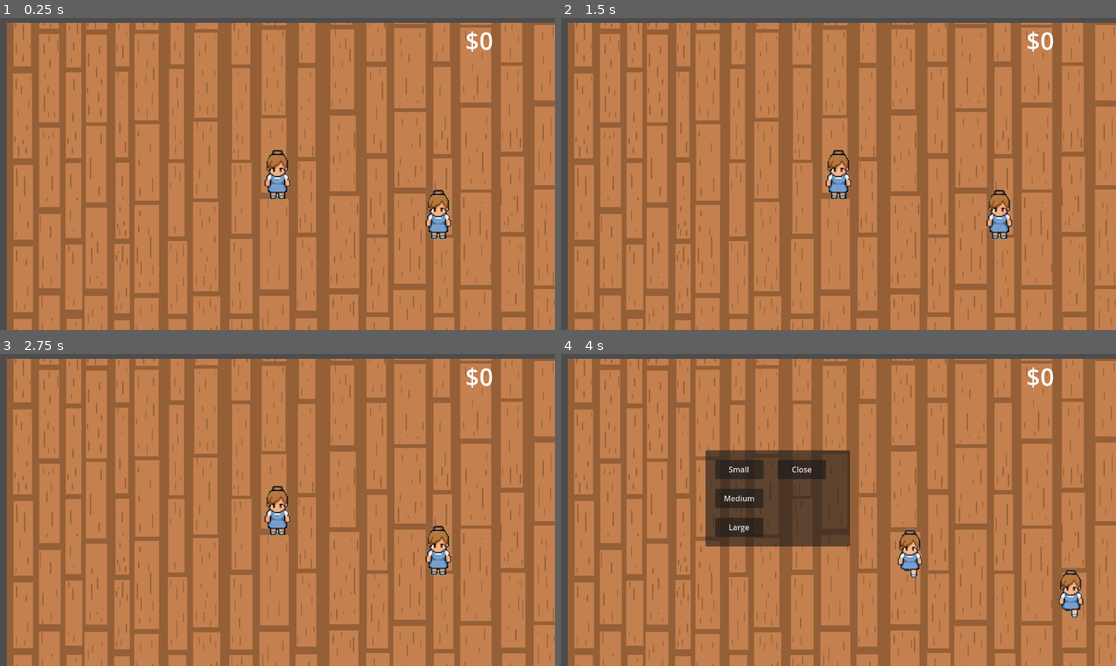
Above: before the commit, frames 1-4 (two rows, left to right).
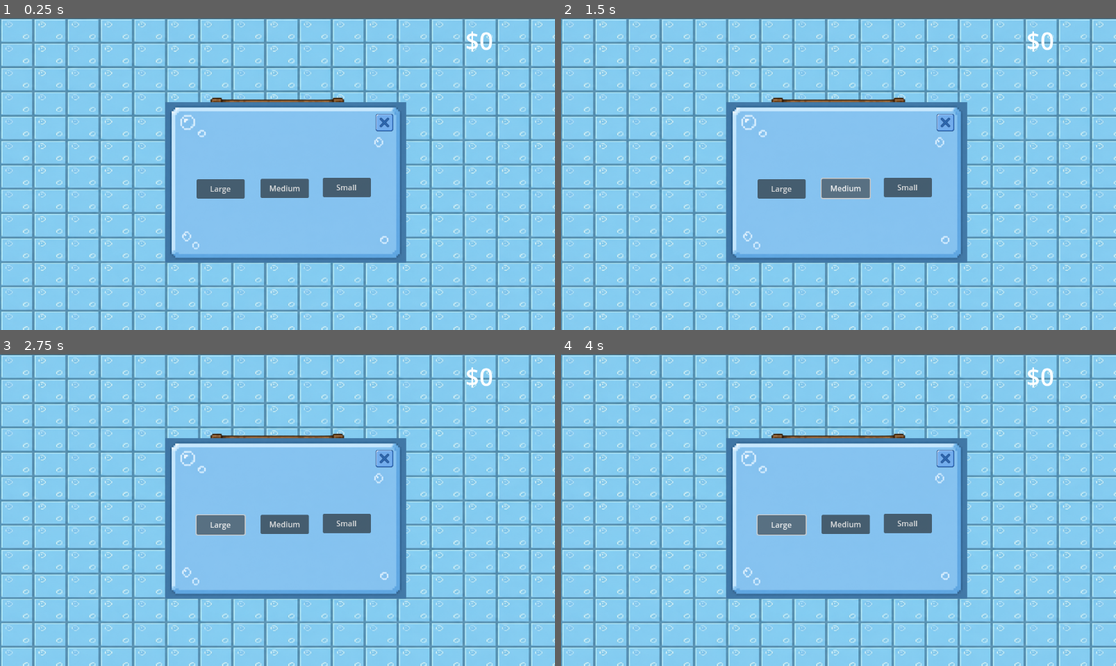
Above: after the commit, the same moments.

Repository: SofiiaKozlova/Bubble-Farm
Game: Godot game, scene res://scenes/Main.tscn
Same seed, same stepped clock (60 frames per second), same inputs: the game is played once before the commit and once after it.
Inputs (mouse positions are in pixels of both pictures, inside the frame that each line leads up to):
- Up to frame 1 (0.25 s): no input
- Up to frame 2 (1.5 s): click (905, 186) at 0.5 s, where only the run after the commit has a clickable "Small"; click (844, 189) at 1.25 s, where only the run after the commit has a clickable "Medium"
- Up to frame 3 (2.75 s): click (222, 525) at 2 s, where only the run after the commit has a clickable "Large"
- Up to frame 4 (4 s): tap Enter at 2.75 s; hold Right (ui_right) 2.78-3.53 s; tap E (interact) at 2.85, 3.6 s; hold Down (ui_down) from 3.53 s (still down)

The runs differ from the first frame. In frame 1, 100% of the frame differs, in the area x 0-100%, y 0-100%; in frame 2, 100%; in frame 3, 100%; in frame 4, 100%.
Error after the commit: Trying to assign value of type 'Sprite2D' to a variable of type 'Panel'. (res://scripts/BubbleStation.gd:7)

Commit message:
Update Godot project

Diff:
--- a/scenes/BubbleStation.tscn
+++ b/scenes/BubbleStation.tscn
@@ -1,55 +1,72 @@
-[gd_scene load_steps=4 format=3]
+[gd_scene load_steps=11 format=3 uid="uid://exriuqnijb1a"]
 
-[ext_resource type="Script" path="res://scripts/BubbleStation.gd" id="1_script"]
-[ext_resource type="PackedScene" path="res://scenes/Bubble.tscn" id="2_bubble"]
+[ext_resource type="Script" uid="uid://cbw24pwsvv23m" path="res://scripts/BubbleStation.gd" id="1_script"]
+[ext_resource type="PackedScene" uid="uid://bq3v5c5hkx55h" path="res://scenes/Bubble.tscn" id="2_bubble"]
+[ext_resource type="Texture2D" uid="uid://cfw4wnomwdgkv" path="res://assets/BubbleStation.png" id="3_e5uq8"]
+[ext_resource type="Texture2D" uid="uid://cw3ll6brvkwil" path="res://assets/Panel.png" id="4_4h7jg"]
+[ext_resource type="Texture2D" uid="uid://i2longp8ptt1" path="res://assets/cross.png" id="5_e5dls"]
 
 [sub_resource type="RectangleShape2D" id="RectangleShape2D_interaction"]
-size = Vector2(180, 120)
+size = Vector2(266, 313)
+
+[sub_resource type="StyleBoxEmpty" id="StyleBoxEmpty_sx2f2"]
+
+[sub_resource type="StyleBoxEmpty" id="StyleBoxEmpty_vrk30"]
+
+[sub_resource type="StyleBoxEmpty" id="StyleBoxEmpty_km8ng"]
+
+[sub_resource type="StyleBoxEmpty" id="StyleBoxEmpty_oqhdm"]
 
 [node name="BubbleStation" type="Node2D"]
 script = ExtResource("1_script")
 bubble_scene = ExtResource("2_bubble")
 
+[node name="Sprite2D" type="Sprite2D" parent="."]
+texture = ExtResource("3_e5uq8")
+
 [node name="InteractionArea" type="Area2D" parent="."]
 
 [node name="CollisionShape2D" type="CollisionShape2D" parent="InteractionArea"]
+position = Vector2(-2, 2.5)
 shape = SubResource("RectangleShape2D_interaction")
 
 [node name="BubbleUI" type="CanvasLayer" parent="."]
 
-[node name="SizePanel" type="Panel" parent="BubbleUI"]
-offset_left = 300.0
-offset_top = 200.0
-offset_right = 600.0
-offset_bottom = 400.0
+[node name="SizePanel" type="Sprite2D" parent="BubbleUI"]
+position = Vector2(593, 342)
+texture = ExtResource("4_4h7jg")
 
 [node name="SmallButton" type="Button" parent="BubbleUI/SizePanel"]
-offset_left = 20.0
-offset_top = 20.0
-offset_right = 120.0
-offset_bottom = 60.0
+offset_left = 77.0
+offset_top = -10.0
+offset_right = 177.0
+offset_bottom = 30.0
 text = "Small"
 
 [node name="MediumButton" type="Button" parent="BubbleUI/SizePanel"]
-offset_left = 20.0
-offset_top = 80.0
-offset_right = 120.0
-offset_bottom = 120.0
+offset_left = -52.0
+offset_top = -8.0
+offset_right = 48.0
+offset_bottom = 32.0
 text = "Medium"
 
 [node name="LargeButton" type="Button" parent="BubbleUI/SizePanel"]
-offset_left = 20.0
-offset_top = 140.0
-offset_right = 120.0
-offset_bottom = 180.0
+offset_left = -185.0
+offset_top = -7.0
+offset_right = -85.0
+offset_bottom = 33.0
 text = "Large"
 
 [node name="CloseButton" type="Button" parent="BubbleUI/SizePanel"]
-offset_left = 150.0
-offset_top = 20.0
-offset_right = 250.0
-offset_bottom = 60.0
-text = "Close"
+offset_left = 185.0
+offset_top = -145.0
+offset_right = 225.0
+offset_bottom = -105.0
+theme_override_styles/focus = SubResource("StyleBoxEmpty_sx2f2")
+theme_override_styles/hover = SubResource("StyleBoxEmpty_vrk30")
+theme_override_styles/pressed = SubResource("StyleBoxEmpty_km8ng")
+theme_override_styles/normal = SubResource("StyleBoxEmpty_oqhdm")
+icon = ExtResource("5_e5dls")
 
 [connection signal="body_entered" from="InteractionArea" to="." method="_on_interaction_area_body_entered"]
 [connection signal="body_exited" from="InteractionArea" to="." method="_on_interaction_area_body_exited"]
--- a/scenes/Main.tscn
+++ b/scenes/Main.tscn
@@ -1,10 +1,11 @@
-[gd_scene load_steps=11 format=3 uid="uid://b15rw2j3yvqg1"]
+[gd_scene load_steps=12 format=3 uid="uid://b15rw2j3yvqg1"]
 
 [ext_resource type="Script" uid="uid://bkhgpbtafo4ak" path="res://scripts/Main.gd" id="1_elqb8"]
 [ext_resource type="PackedScene" path="res://scenes/BubbleStation.tscn" id="2_0bbpv"]
 [ext_resource type="PackedScene" uid="uid://c3f2v75b2tss3" path="res://scenes/Player.tscn" id="2_rvslj"]
 [ext_resource type="PackedScene" path="res://scenes/CustomerCounter.tscn" id="3_c01mt"]
 [ext_resource type="Texture2D" uid="uid://c0dvg33j0wf10" path="res://assets/Background.png" id="3_rarhs"]
+[ext_resource type="PackedScene" uid="uid://bix7wac1ynuds" path="res://scenes/ShapeStation.tscn" id="4_nxtc6"]
 [ext_resource type="Script" uid="uid://c0r7m7uucgl3q" path="res://scripts/UI.gd" id="6_c01mt"]
 
 [sub_resource type="RectangleShape2D" id="RectangleShape2D_rarhs"]
@@ -31,7 +32,7 @@
 [node name="CustomerCounter" parent="Workshop/Stations" instance=ExtResource("3_c01mt")]
 position = Vector2(-695, 385)
 
-[node name="ShapeStation" parent="Workshop/Stations" instance=ExtResource("2_rvslj")]
+[node name="ShapeStation" parent="Workshop/Stations" instance=ExtResource("4_nxtc6")]
 position = Vector2(334, 83)
 
 [node name="Floor" type="Node2D" parent="Workshop"]
@@ -39,8 +40,8 @@
 
 [node name="Sprite2D" type="Sprite2D" parent="Workshop/Floor"]
 z_index = -1
-position = Vector2(26, 15.0001)
-scale = Vector2(0.784, 0.600365)
+position = Vector2(59.9002, 1.30656)
+scale = Vector2(0.828141, 0.634167)
 texture = ExtResource("3_rarhs")
 
 [node name="LeftWall" type="StaticBody2D" parent="Workshop/Floor"]
--- a/scenes/ShapeStation.tscn
+++ b/scenes/ShapeStation.tscn
@@ -1,6 +1,6 @@
-[gd_scene load_steps=2 format=3]
+[gd_scene load_steps=2 format=3 uid="uid://bix7wac1ynuds"]
 
-[ext_resource type="Script" path="res://scripts/ShapeStation.gd" id="1_script"]
+[ext_resource type="Script" uid="uid://dobj1ehepcmej" path="res://scripts/ShapeStation.gd" id="1_script"]
 
 [node name="ShapeStation" type="Node2D"]
 script = ExtResource("1_script")
@@ -14,6 +14,7 @@
 offset_bottom = 400.0
 
 [node name="StarButton" type="Button" parent="ShapeUI/ShapePanel"]
+layout_mode = 0
 offset_left = 20.0
 offset_top = 20.0
 offset_right = 120.0
@@ -21,6 +22,7 @@
 text = "Star"
 
 [node name="HeartButton" type="Button" parent="ShapeUI/ShapePanel"]
+layout_mode = 0
 offset_left = 20.0
 offset_top = 80.0
 offset_right = 120.0
@@ -28,6 +30,7 @@
 text = "Heart"
 
 [node name="DiamondButton" type="Button" parent="ShapeUI/ShapePanel"]
+layout_mode = 0
 offset_left = 20.0
 offset_top = 140.0
 offset_right = 120.0
@@ -35,6 +38,7 @@
 text = "Diamond"
 
 [node name="CloseButton" type="Button" parent="ShapeUI/ShapePanel"]
+layout_mode = 0
 offset_left = 150.0
 offset_top = 20.0
 offset_right = 250.0
Not shown, added: assets/Background.jpg.import
Binary file changed: assets/Background.png
Binary file changed: assets/BubbleStation.png
Binary file added: assets/Panel.png
Not shown, added: assets/Panel.png.import
Binary file changed: assets/cross.png
